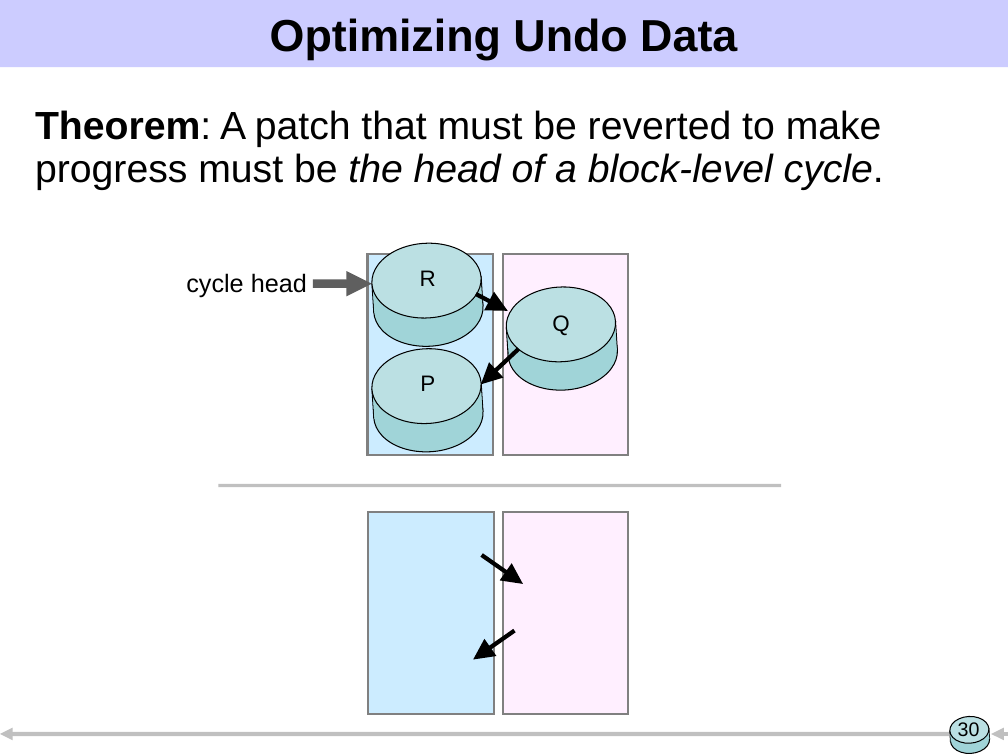
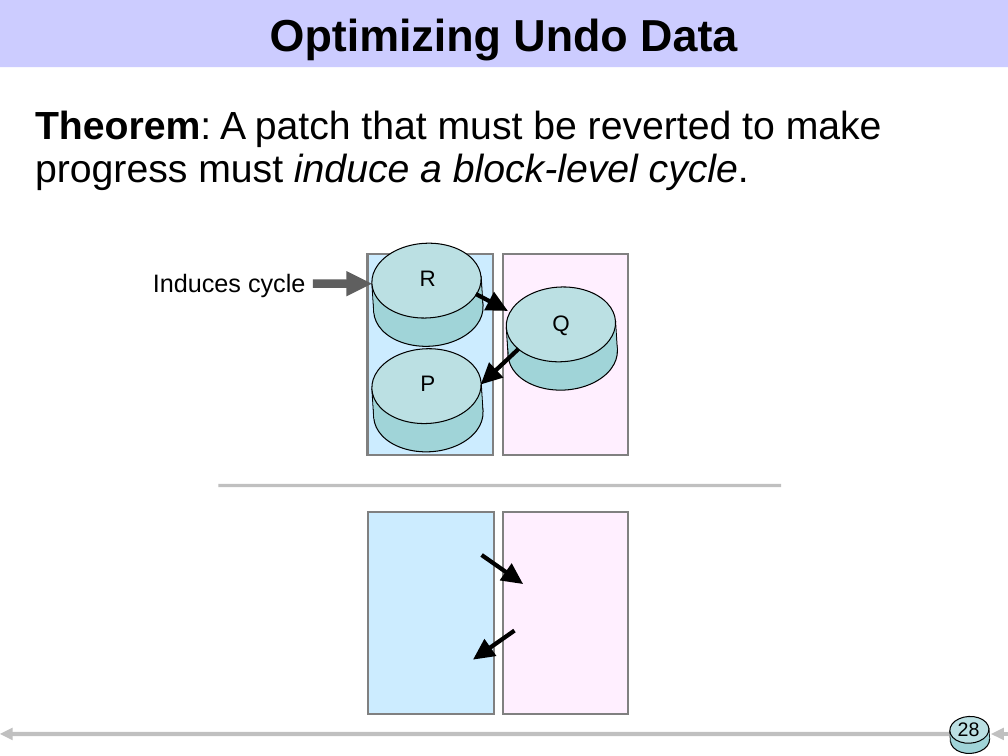
Before and after one commit to ucla-readable/fstitch-doc, a slide deck: slide 28 of sosp/pres.ppt (slide 30 before the commit). Drawn at 1008x756 pixels with LibreOffice and Linux fonts; fonts in the diff are those of the drawing. Boxes give left, top, right and bottom in pixels: in the first picture for what was removed or moved away, otherwise in the second. Text is boxed around its words. In the diff, an @@ line names an element or a change of style, - is before the commit and + after.

```diff
--- a/sosp/pres.ppt
+++ b/sosp/pres.ppt
@@ text at (35,110,882,190): text changed @@
-Theorem: A patch that must be reverted to make progress must be the head of a block-level cycle.
+Theorem: A patch that must be reverted to make progress must induce a block-level cycle.
@@ text at (153,273,305,298): text changed @@
-cycle head
+Induces cycle
@@ page number at (958,722,980,741): text changed @@
-30
+28
```
Also in this commit, not shown: 13 other slides changed, 2 slides added, 5 slides removed, 1 other file.
